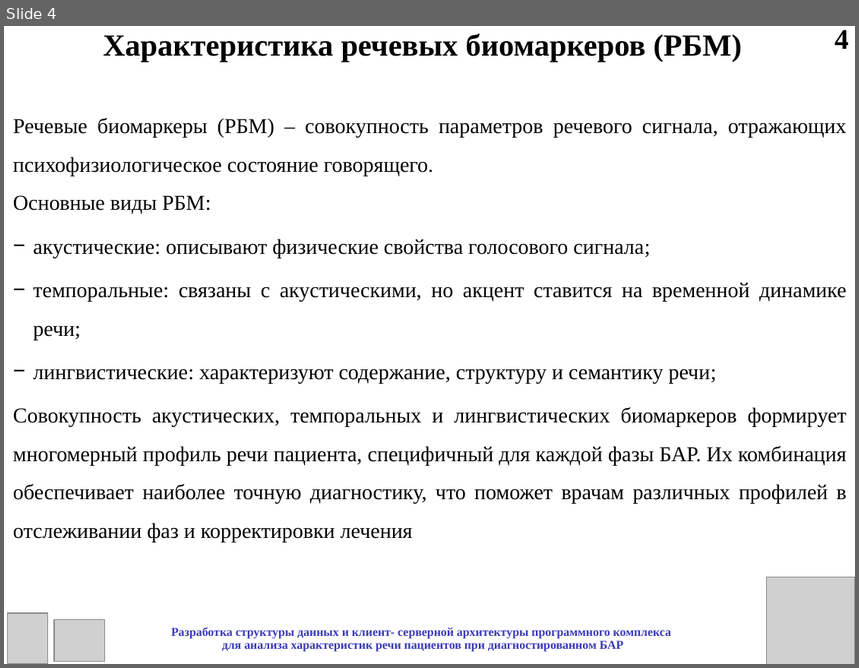
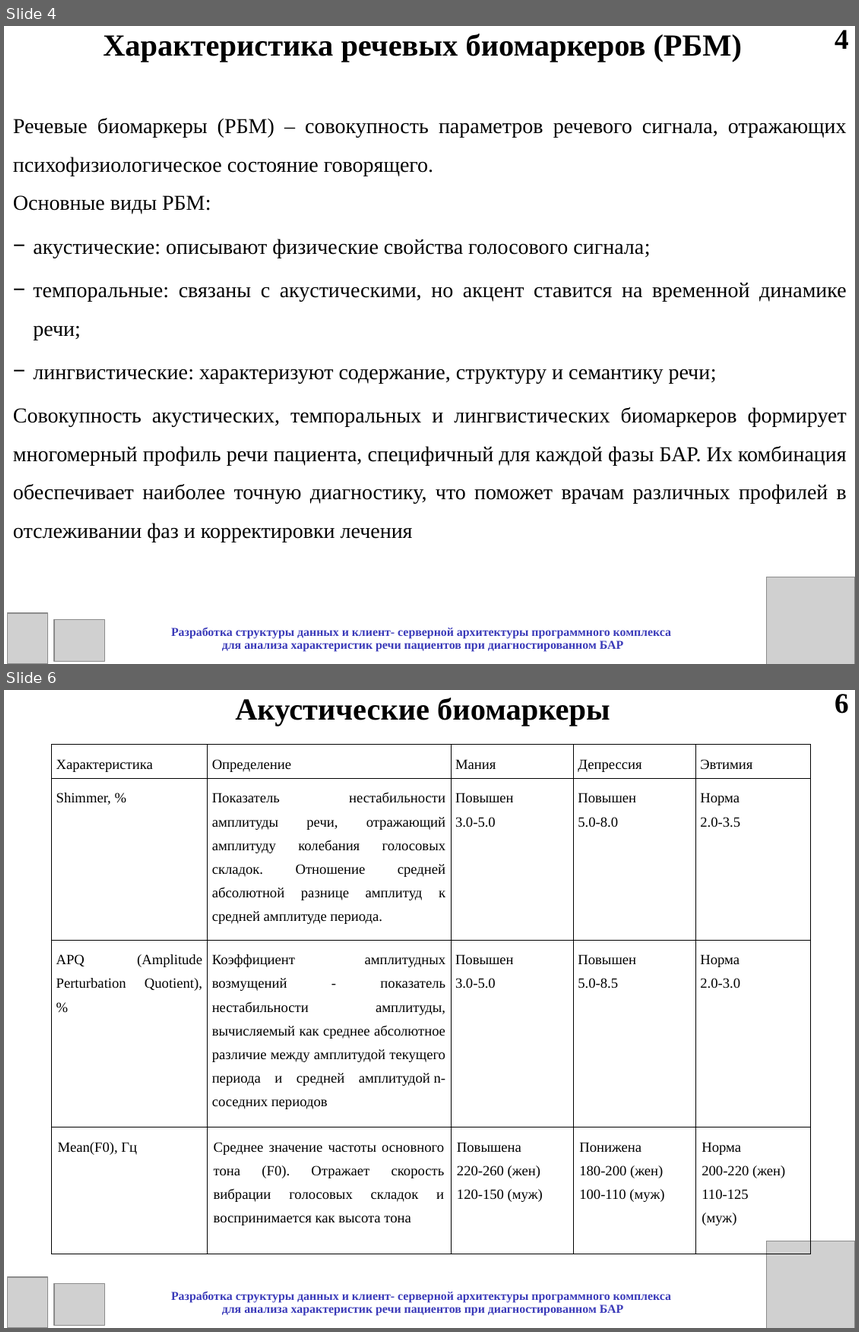
Before and after one commit to leysanSafina/BiomarkerAnalysis, a slide deck: Мониторинг биполярного расстройства/Практика/Сафина_практика_презентация.ppt. Shown one above the other, each under a label of ours: slide 4 before the commit, slides 4 and 6 after it; the slides between them are not shown. The pictures are 859x668 and 859x1332 pixels, drawn with LibreOffice and Linux fonts; fonts in the diff are those of the drawing; grey boxes stand for pictures. Boxes give left, top, right and bottom in pixels: in the first picture for what was removed or moved away, otherwise in the second. Text is boxed around its words. In the diff, an @@ line names an element or a change of style, - is before the commit and + after.

```diff
--- a/Мониторинг биполярного расстройства/Практика/Сафина_практика_презентация.ppt
+++ b/Мониторинг биполярного расстройства/Практика/Сафина_практика_презентация.ppt
@@ slide 6 added at [4, 690, 855, 1328], background #FFFFFF @@
@@ text added at [235, 698, 610, 726], 26 pt, text #000000, bold @@
+Акустические биомаркеры
@@ text added at [835, 694, 849, 714], 24 pt, text #000000, bold @@
+6
@@ table added at [52, 745, 811, 1235], 4 rows, 5 columns @@
+Характеристика | Определение | Мания | Депрессия | Эвтимия
+Shimmer, % | Показатель нестабильности амплитуды речи, отражающий амплитуду колебания голосовых складок. Отношение средней абсолютной разнице амплитуд к средней амплитуде периода. | Повышен / 3.0-5.0 | Повышен / 5.0-8.0 | Норма / 2.0-3.5
+APQ (Amplitude Perturbation Quotient), % | Коэффициент амплитудных возмущений - показатель нестабильности амплитуды, вычисляемый как среднее абсолютное различие между амплитудой текущего периода и средней амплитудой n-соседних периодов | Повышен / 3.0-5.0 | Повышен / 5.0-8.5 | Норма / 2.0-3.0
+Mean(F0), Гц | Среднее значение частоты основного тона (F0). Отражает скорость вибрации голосовых складок и воспринимается как высота тона | Повышена / 220-260 (жен) / 120-150 (муж) | Понижена / 180-200 (жен) / 100-110 (муж) | Норма / 200-220 (жен) / 110-125 / (муж)
@@ picture added at [767, 1242, 855, 1328] @@
@@ picture added at [7, 1277, 47, 1328] @@
@@ picture added at [54, 1284, 104, 1326] @@
@@ text added at [171, 1291, 671, 1316], 10.2 pt, text #3A3AB9, bold @@
+Разработка структуры данных и клиент- серверной архитектуры программного комплекса
+для анализа характеристик речи пациентов при диагностированном БАР
```
Also in this commit, not shown: 13 slides changed, 6 other slides added, 8 other files.
